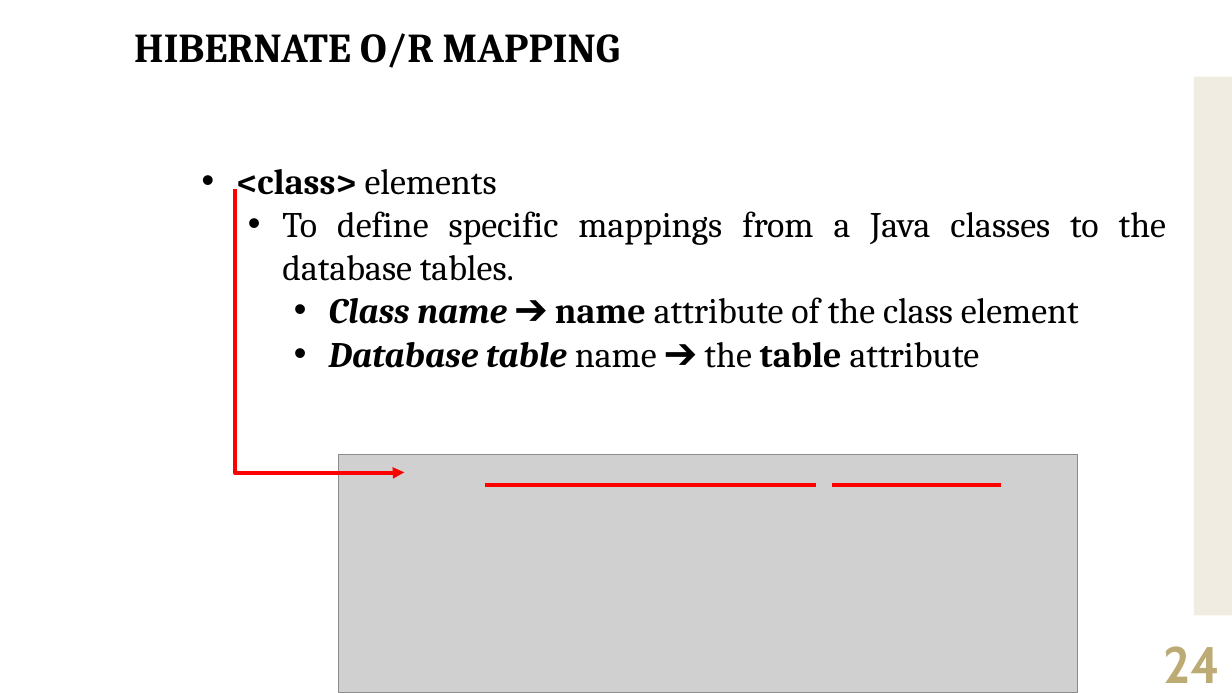
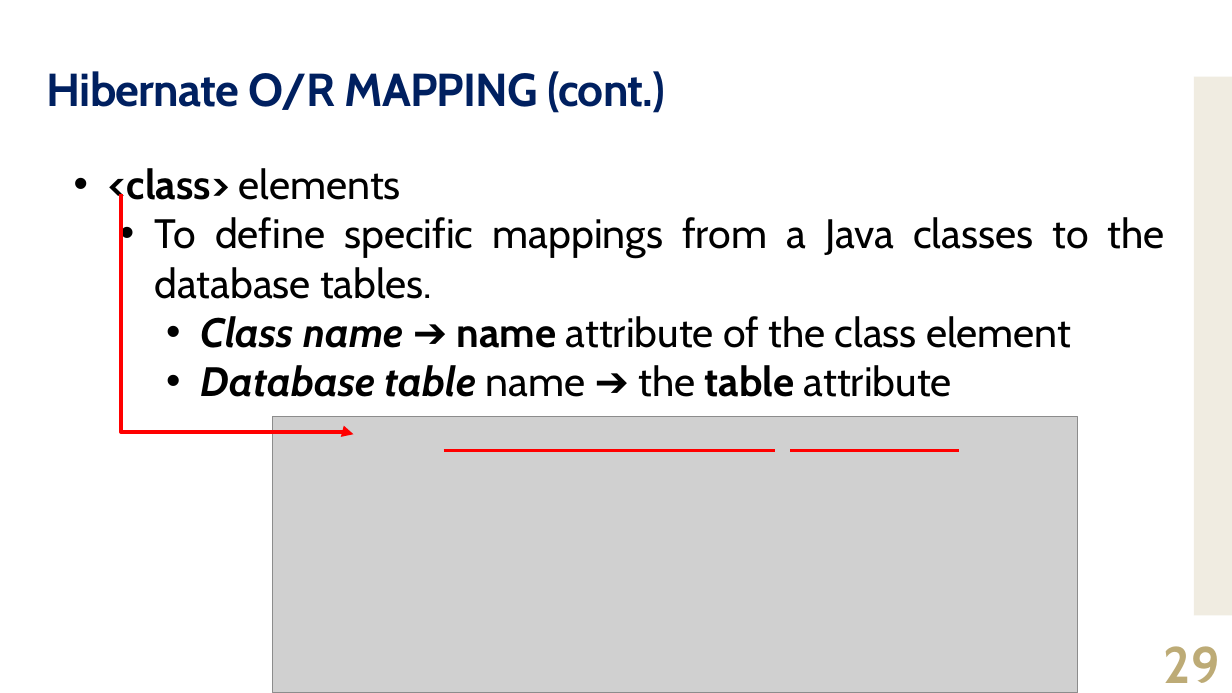
Before and after one commit to jrambasana/AJP2022-material, a slide deck: slide 29 of AJP Slides/AJP (01ce0502) - Unit 6 - Hibernate 01.pptx (slide 24 before the commit). Drawn at 1232x693 pixels with LibreOffice and Linux fonts; fonts in the diff are those of the drawing; grey boxes stand for pictures. Boxes give left, top, right and bottom in pixels: in the first picture for what was removed or moved away, otherwise in the second. Text is boxed around its words. In the diff, an @@ line names an element or a change of style, - is before the commit and + after.

```diff
--- a/AJP Slides/AJP (01ce0502) - Unit 6 - Hibernate 01.pptx
+++ b/AJP Slides/AJP (01ce0502) - Unit 6 - Hibernate 01.pptx
@@ title "Hibernate O/R MAPPING (cont.)" at [47, 71, 665, 113]: vertical alignment top to middle @@
@@ title at [47, 71, 665, 113]: text changed; size 32 to 36 pt; font Cambria to Cabin; text colour #000000 to #002060 @@
-HIBERNATE O/R MAPPING
+Hibernate O/R MAPPING (cont.)
@@ text "<class> elements": place and size @@
-text "<class> elements" at [236, 169, 1166, 368]
+text "<class> elements" at [108, 168, 1165, 397]
@@ text "<class> elements" at [108, 168, 1165, 397]: size 28 to 32 pt, font Cambria to Cabin @@
@@ elbow arrow moved from (235, 189) - (405, 472) to (121, 194) - (354, 434) @@
@@ picture: place and size @@
-picture at [339, 455, 1079, 693]
+picture at [273, 417, 1079, 693]
@@ line moved from (485, 485) - (816, 485) to (444, 451) - (775, 451) @@
@@ line moved from (832, 485) - (1001, 485) to (790, 451) - (959, 451) @@
@@ page number at [1164, 646, 1220, 683]: text changed @@
-24
+29
```
Also in this commit, not shown: 63 other slides changed, 5 slides added.
